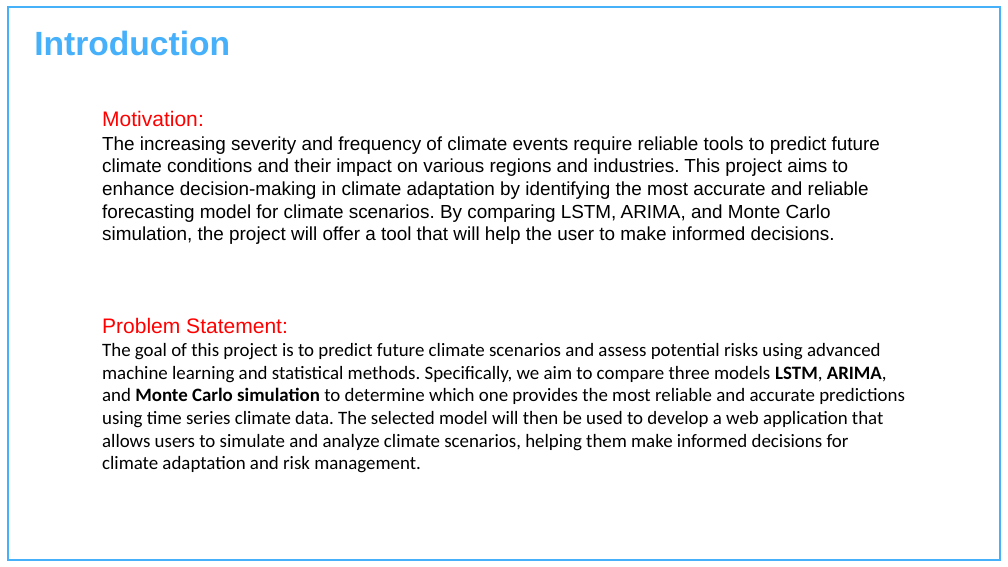
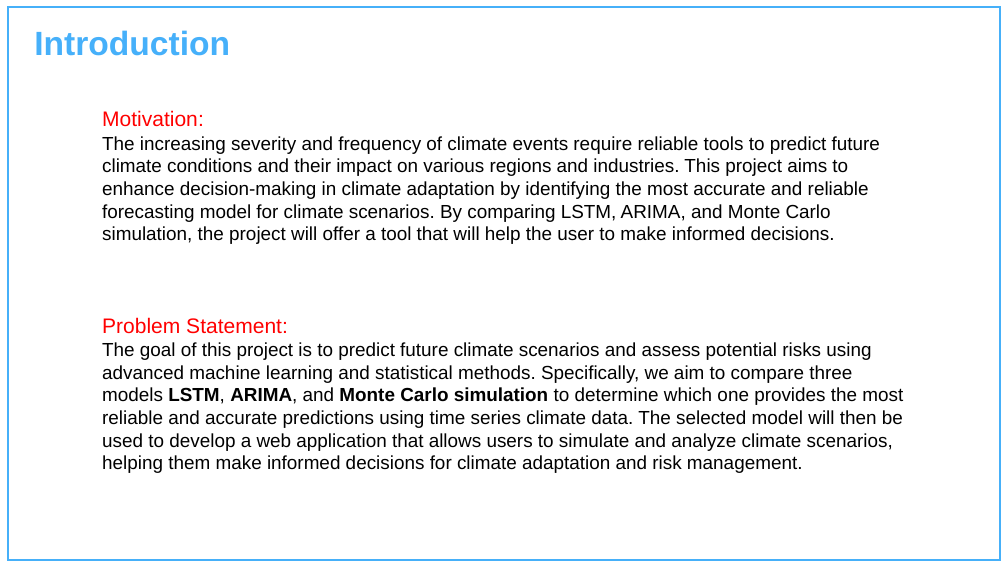
Before and after one commit to Charu-2718/AdaptiPlan, a slide deck: slide 6 of Project Presentation Template.pptx. Drawn at 1008x567 pixels with LibreOffice and Linux fonts; fonts in the diff are those of the drawing; background and template pictures are left out. Boxes give left, top, right and bottom in pixels: in the first picture for what was removed or moved away, otherwise in the second. Text is boxed around its words. In the diff, an @@ line names an element or a change of style, - is before the commit and + after.

```diff
--- a/Project Presentation Template.pptx
+++ b/Project Presentation Template.pptx
@@ text at bbox=[102, 342, 903, 473]: font Calibri to Arial @@
```
Also in this commit, not shown: 1 other slide changed.
